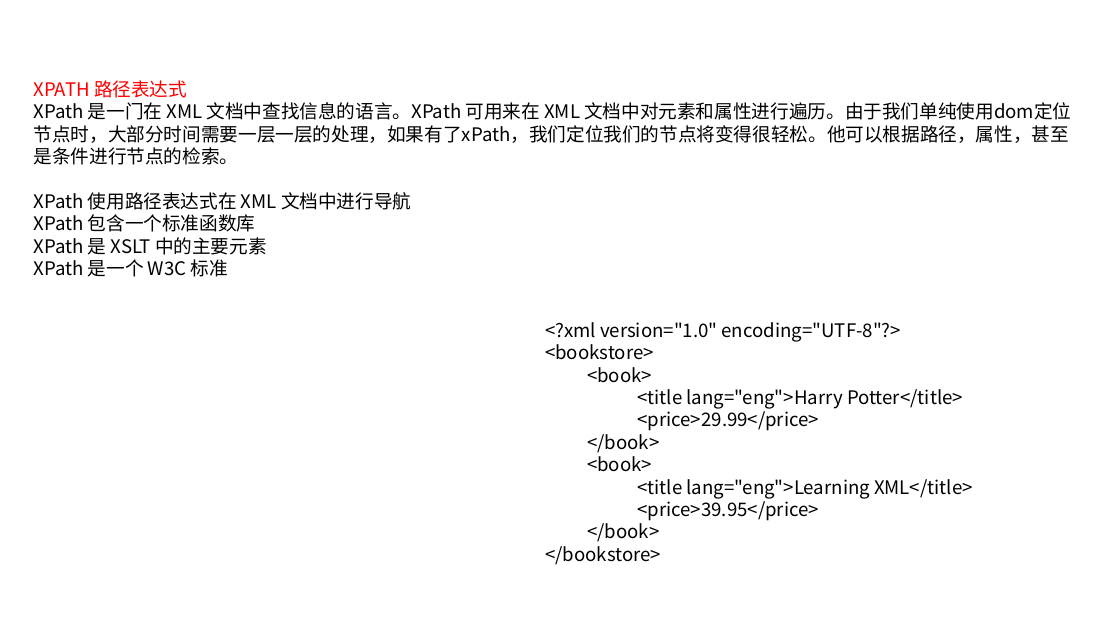
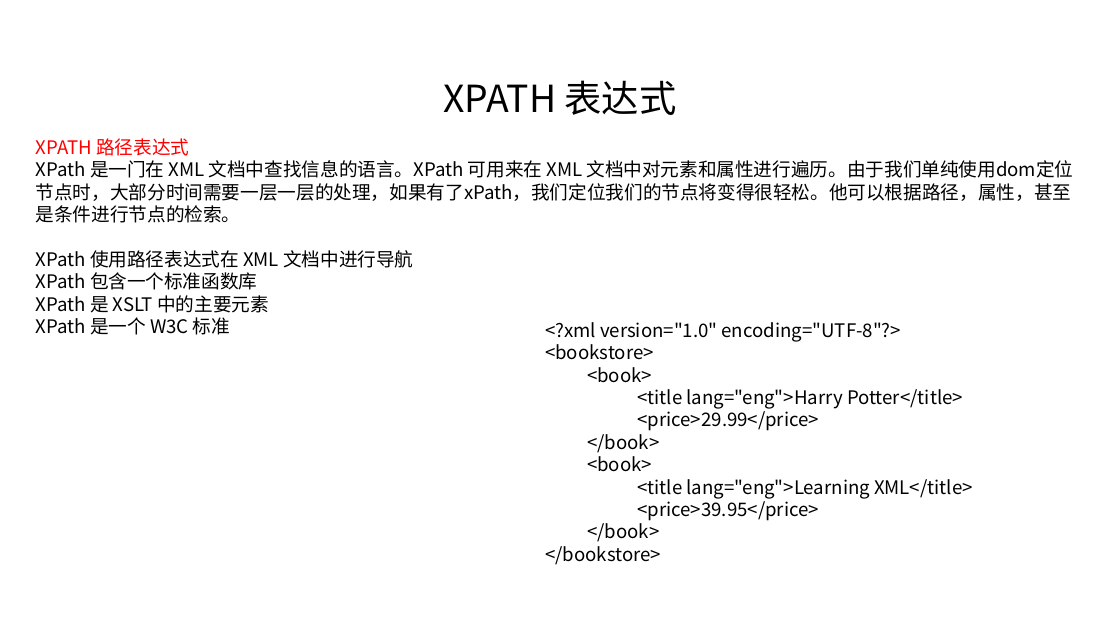
Before and after one commit to linkknown/PPT, a slide deck: slide 11 of 基础PPT/第16章：Java XML简介.pptx (slide 10 before the commit). Drawn at 1120x630 pixels with LibreOffice and Linux fonts; fonts in the diff are those of the drawing; background and template pictures are left out. Boxes give left, top, right and bottom in pixels: in the first picture for what was removed or moved away, otherwise in the second. Text is boxed around its words. In the diff, an @@ line names an element or a change of style, - is before the commit and + after.

```diff
--- a/基础PPT/第16章：Java XML简介.pptx
+++ b/基础PPT/第16章：Java XML简介.pptx
@@ text added at <box>443,80,677,115</box>, 32 pt, text #000000 @@
+XPATH 表达式
@@ text "XPATH 路径表达式": place and size @@
-text "XPATH 路径表达式" at <box>34,80,1071,277</box>
+text "XPATH 路径表达式" at <box>36,138,1074,335</box>
```
Also in this commit, not shown: 1 other slide changed, 1 slide added, 4 slides removed, 1 other file.
